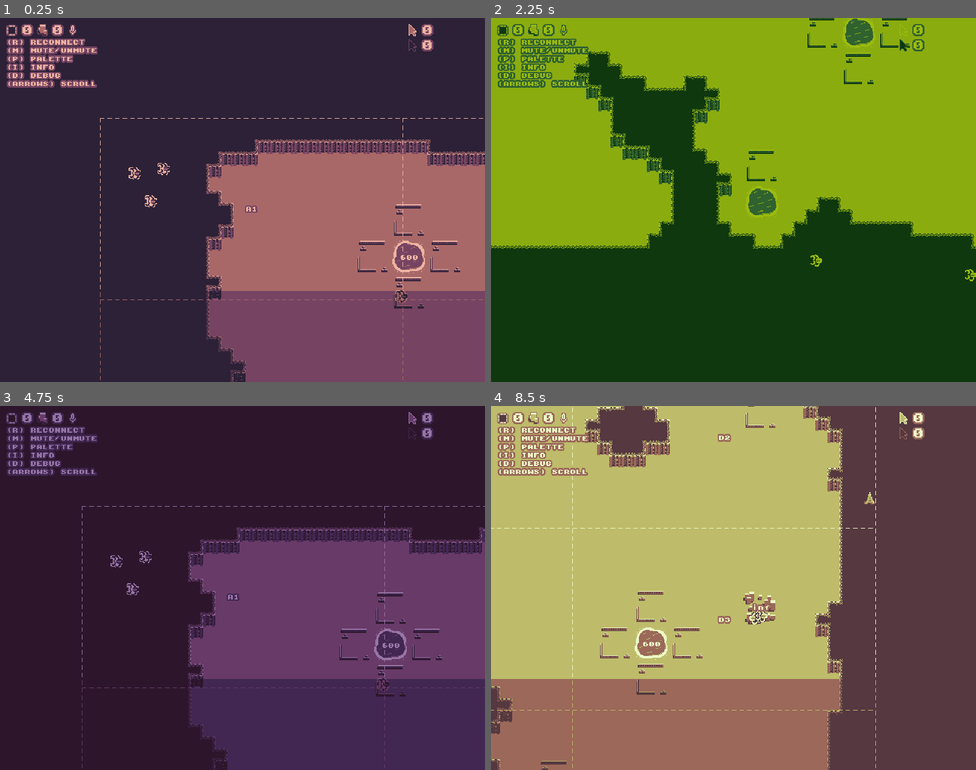
Above: before the commit, frames 1-4 (two rows, left to right).
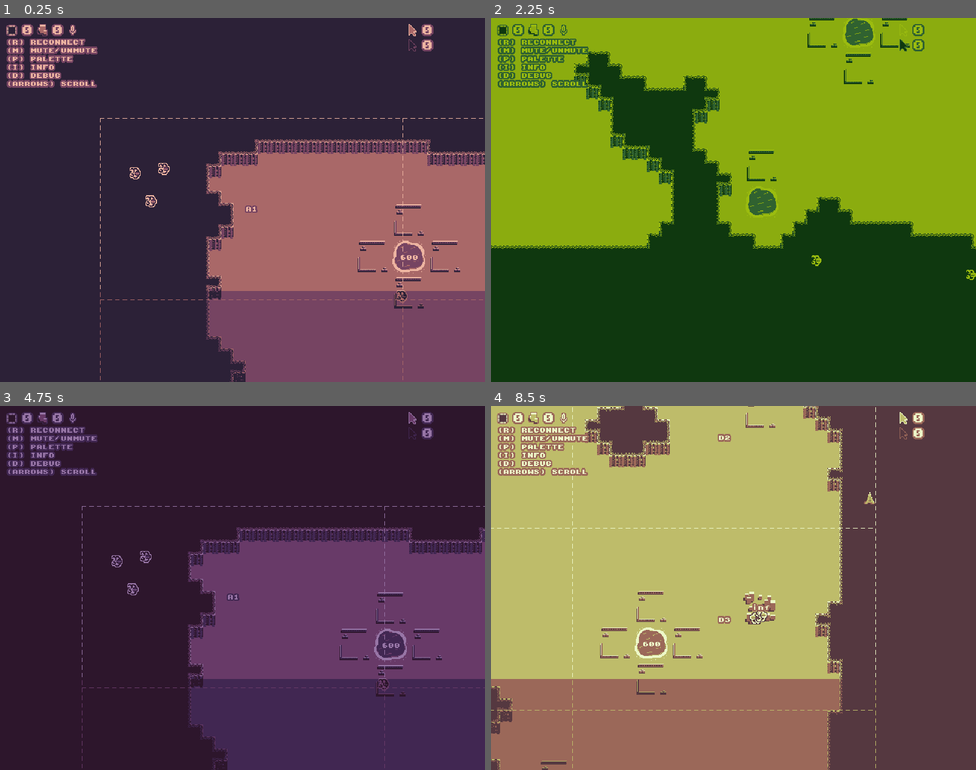
Above: after the commit, the same moments.

Repository: nikolawhallon/data-wars
Game: Godot game, scene res://scenes/game.tscn
The game is run twice, just before and just after one commit, with the same random seed, the same clock (stepped at 60 frames per second) and the same inputs.
Inputs:
- Up to frame 1 (0.25 s): no input
- Up to frame 2 (2.25 s): tap Enter at 0.5 s; hold Right (move_right) 0.53-1.28 s; tap I (info) at 0.6 s; hold Down (move_down) 1.28-2.03 s; tap P (palette) at 1.35 s; hold Right (move_right) from 2.03 s (still down); tap R (reconnect) at 2.1 s
- Up to frame 3 (4.75 s): release Right (move_right) at 2.78 s; hold Up (move_up) 2.78-3.53 s; tap I (info) at 2.85 s; hold Left (move_left) from 3.53 s (still down); tap P (palette) at 3.6 s; tap R (reconnect) at 4.35 s
- Up to frame 4 (8.5 s): release Left (move_left) at 5.03 s; hold Down (move_down) 5.03-5.78 s; tap one key every 0.75 s from 5.1 s: I (info) P (palette) R (reconnect) I (info) P (palette); hold Right (move_right) 5.78-6.53 s; hold Up (move_up) 6.53-7.28 s; hold Right (move_right) 7.28-8.03 s; hold Down (move_down) from 8.03 s (still down)

The runs differ from the first frame. In frame 1, 0.1% of the frame differs, in the area x 26-84%, y 39-79%; in frame 2, less than 0.1%; in frame 3, 0.1%; in frame 4, less than 0.1%.

Commit message:
added back data drone and extractor animations

Diff:
--- a/scenes/data_drone.gd
+++ b/scenes/data_drone.gd
@@ -11,8 +11,8 @@
 	global_position = initial_position
 	team = initial_team
 
-	$Sprite2D.material = $Sprite2D.material.duplicate()
-	var mat := $Sprite2D.material as ShaderMaterial
+	$AnimatedSprite2D.material = $AnimatedSprite2D.material.duplicate()
+	var mat := $AnimatedSprite2D.material as ShaderMaterial
 
 	if team.team == "player":
 		mat.set_shader_parameter("pal0", Color("#2c2137"))
@@ -56,9 +56,14 @@
 	move_and_slide()
 
 	if velocity.x > 0:
-		$Sprite2D.flip_h = true
+		$AnimatedSprite2D.flip_h = true
 	elif velocity.x < 0:
-		$Sprite2D.flip_h = false
+		$AnimatedSprite2D.flip_h = false
+
+	if collecting():
+		$AnimatedSprite2D.play("collecting")
+	else:
+		$AnimatedSprite2D.play("default")
 
 	if global_position.distance_to(target_position) < 16:
 		target = null
--- a/scenes/data_drone.tscn
+++ b/scenes/data_drone.tscn
@@ -1,8 +1,12 @@
 [gd_scene format=3 uid="uid://cfx75ahoawsk3"]
 
 [ext_resource type="Script" uid="uid://pw4vp6juysuk" path="res://scenes/data_drone.gd" id="1_02qki"]
-[ext_resource type="Texture2D" uid="uid://cc5rkgb57p8dy" path="res://assets/data_drone.png" id="1_bdwxv"]
 [ext_resource type="Shader" uid="uid://b8t74ow17sia1" path="res://scenes/inverse.gdshader" id="2_31p4i"]
+[ext_resource type="Texture2D" uid="uid://brd1esotwhcqy" path="res://assets/data_drone/data_drone_collecting_1.png" id="3_enwto"]
+[ext_resource type="Texture2D" uid="uid://de7vk5rmvhoyp" path="res://assets/data_drone/data_drone_collecting_2.png" id="4_nqavr"]
+[ext_resource type="Texture2D" uid="uid://cwcki7xbi1p7i" path="res://assets/data_drone/data_drone_collecting_3.png" id="5_iqce3"]
+[ext_resource type="Texture2D" uid="uid://dlf8yqnhwu4vm" path="res://assets/data_drone/data_drone_collecting_4.png" id="6_23agv"]
+[ext_resource type="Texture2D" uid="uid://dlmtssvq30lq7" path="res://assets/data_drone/data_drone_idle_1.png" id="7_m2dvr"]
 
 [sub_resource type="ShaderMaterial" id="ShaderMaterial_h2gge"]
 shader = ExtResource("2_31p4i")
@@ -10,6 +14,34 @@
 shader_parameter/pal1 = Color(0.4627, 0.2667, 0.3843, 1)
 shader_parameter/pal2 = Color(0.6627, 0.4078, 0.4078, 1)
 shader_parameter/pal3 = Color(0.9294, 0.7059, 0.6314, 1)
+
+[sub_resource type="SpriteFrames" id="SpriteFrames_lllw5"]
+animations = [{
+"frames": [{
+"duration": 1.0,
+"texture": ExtResource("3_enwto")
+}, {
+"duration": 1.0,
+"texture": ExtResource("4_nqavr")
+}, {
+"duration": 1.0,
+"texture": ExtResource("5_iqce3")
+}, {
+"duration": 1.0,
+"texture": ExtResource("6_23agv")
+}],
+"loop": true,
+"name": &"collecting",
+"speed": 5.0
+}, {
+"frames": [{
+"duration": 1.0,
+"texture": ExtResource("7_m2dvr")
+}],
+"loop": true,
+"name": &"default",
+"speed": 5.0
+}]
 
 [sub_resource type="CircleShape2D" id="CircleShape2D_02qki"]
 radius = 8.0
@@ -21,9 +53,10 @@
 collision_mask = 0
 script = ExtResource("1_02qki")
 
-[node name="Sprite2D" type="Sprite2D" parent="." unique_id=1270864911]
+[node name="AnimatedSprite2D" type="AnimatedSprite2D" parent="." unique_id=793359440]
 material = SubResource("ShaderMaterial_h2gge")
-texture = ExtResource("1_bdwxv")
+sprite_frames = SubResource("SpriteFrames_lllw5")
+animation = &"collecting"
 
 [node name="CollisionShape2D" type="CollisionShape2D" parent="." unique_id=1022469493]
 shape = SubResource("CircleShape2D_02qki")
--- a/scenes/extractor.gd
+++ b/scenes/extractor.gd
@@ -11,8 +11,8 @@
 	global_position = initial_position
 	team = initial_team
 
-	$Sprite2D.material = $Sprite2D.material.duplicate()
-	var mat := $Sprite2D.material as ShaderMaterial
+	$AnimatedSprite2D.material = $AnimatedSprite2D.material.duplicate()
+	var mat := $AnimatedSprite2D.material as ShaderMaterial
 
 	if team.team == "player":
 		mat.set_shader_parameter("pal0", Color("#2c2137"))
@@ -54,9 +54,14 @@
 	move_and_slide()
 
 	if velocity.x > 0:
-		$Sprite2D.flip_h = true
+		$AnimatedSprite2D.flip_h = true
 	elif velocity.x < 0:
-		$Sprite2D.flip_h = false
+		$AnimatedSprite2D.flip_h = false
+
+	if mining():
+		$AnimatedSprite2D.play("mining")
+	else:
+		$AnimatedSprite2D.play("default")
 
 	if global_position.distance_to(target_position) < 16:
 		target = null
--- a/scenes/extractor.tscn
+++ b/scenes/extractor.tscn
@@ -1,8 +1,11 @@
 [gd_scene format=3 uid="uid://b58qmpiqhcbbn"]
 
-[ext_resource type="Texture2D" uid="uid://bamgrff7wjcp8" path="res://assets/extractor.png" id="1_01spe"]
 [ext_resource type="Shader" uid="uid://b8t74ow17sia1" path="res://scenes/inverse.gdshader" id="1_kljyq"]
 [ext_resource type="Script" uid="uid://j0im84kqci0h" path="res://scenes/extractor.gd" id="1_o7god"]
+[ext_resource type="Material" uid="uid://bwu2udjtslgc" path="res://resources/inverse.tres" id="3_7cl7c"]
+[ext_resource type="Texture2D" uid="uid://b1bwvk5anddcd" path="res://assets/extractor/extractor_idle_1.png" id="3_h2kmk"]
+[ext_resource type="Texture2D" uid="uid://cff43h5mkegl0" path="res://assets/extractor/extractor_mining_1.png" id="4_7cl7c"]
+[ext_resource type="Texture2D" uid="uid://dawf38o5w3w8n" path="res://assets/extractor/extractor_mining_2.png" id="5_3y8vq"]
 
 [sub_resource type="ShaderMaterial" id="ShaderMaterial_3n3yk"]
 shader = ExtResource("1_kljyq")
@@ -11,12 +14,27 @@
 shader_parameter/pal2 = Color(0.6627, 0.4078, 0.4078, 1)
 shader_parameter/pal3 = Color(0.9294, 0.7059, 0.6314, 1)
 
-[sub_resource type="ShaderMaterial" id="ShaderMaterial_kljyq"]
-shader = ExtResource("1_kljyq")
-shader_parameter/pal0 = Color(0.1725, 0.1294, 0.2157, 1)
-shader_parameter/pal1 = Color(0.4627, 0.2667, 0.3843, 1)
-shader_parameter/pal2 = Color(0.6627, 0.4078, 0.4078, 1)
-shader_parameter/pal3 = Color(0.9294, 0.7059, 0.6314, 1)
+[sub_resource type="SpriteFrames" id="SpriteFrames_vbxu8"]
+animations = [{
+"frames": [{
+"duration": 1.0,
+"texture": ExtResource("3_h2kmk")
+}],
+"loop": true,
+"name": &"default",
+"speed": 5.0
+}, {
+"frames": [{
+"duration": 1.0,
+"texture": ExtResource("4_7cl7c")
+}, {
+"duration": 1.0,
+"texture": ExtResource("5_3y8vq")
+}],
+"loop": true,
+"name": &"mining",
+"speed": 5.0
+}]
 
 [sub_resource type="CircleShape2D" id="CircleShape2D_o7god"]
 radius = 8.0
@@ -29,9 +47,10 @@
 collision_mask = 0
 script = ExtResource("1_o7god")
 
-[node name="Sprite2D" type="Sprite2D" parent="." unique_id=2022751595]
-material = SubResource("ShaderMaterial_kljyq")
-texture = ExtResource("1_01spe")
+[node name="AnimatedSprite2D" type="AnimatedSprite2D" parent="." unique_id=174947791]
+material = ExtResource("3_7cl7c")
+sprite_frames = SubResource("SpriteFrames_vbxu8")
+animation = &"mining"
 
 [node name="CollisionShape2D" type="CollisionShape2D" parent="." unique_id=1525820968]
 shape = SubResource("CircleShape2D_o7god")
Renamed: assets/data_drone.png -> assets/data_drone/data_drone_collecting_1.png
Not shown, changed: assets/data_drone/data_drone_collecting_1.png.import
Binary file added: assets/data_drone/data_drone_collecting_2.png
Not shown, added: assets/data_drone/data_drone_collecting_2.png.import
Binary file added: assets/data_drone/data_drone_collecting_3.png
Not shown, added: assets/data_drone/data_drone_collecting_3.png.import
Binary file added: assets/data_drone/data_drone_collecting_4.png
Not shown, changed: assets/data_drone/data_drone_collecting_4.png.import
Binary file added: assets/data_drone/data_drone_idle_1.png
Not shown, added: assets/data_drone/data_drone_idle_1.png.import
Renamed: assets/data_drone_3x.png -> assets/data_drone/data_drone_idle_1_3x.png
Not shown, changed: assets/data_drone/data_drone_idle_1_3x.png.import
(and 10 more such lines)
